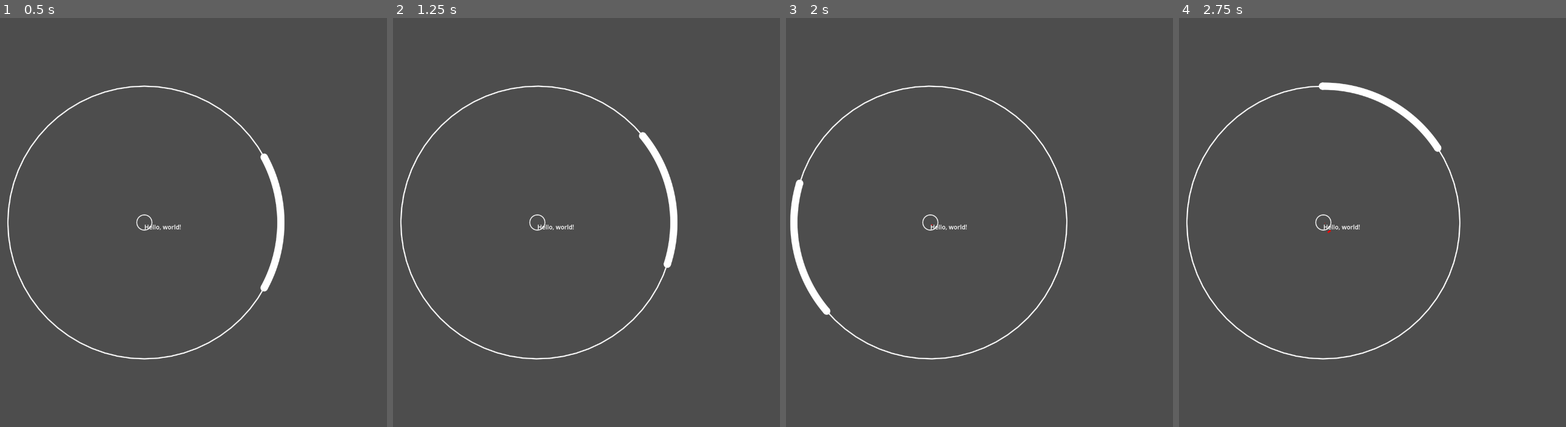
Above: before the commit, frames 1-4 (left to right).
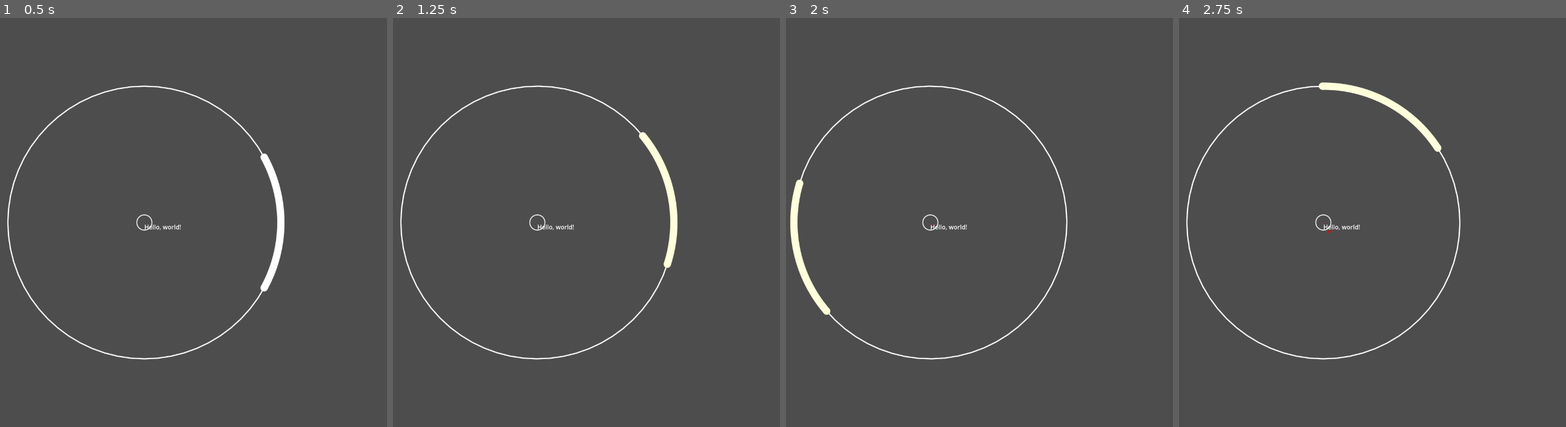
Above: after the commit, the same moments.

Repository: mougeee/marvelous-x
Game: Godot game, scene res://playing_scene.tscn
Same seed, same stepped clock (60 frames per second), same inputs: the game is played once before the commit and once after it. The project has no main scene, so this scene is started directly. Sound files missing from this copy of the repository are replaced by a short silence.
Inputs (mouse positions are in pixels of both pictures, inside the frame that each line leads up to):
- Up to frame 1 (0.5 s): no input
- Up to frame 2 (1.25 s): tap Enter at 0.5 s; move the mouse to (644, 202) at 0.52 s; hold D (RightPress) from 0.53 s (still down); tap Space (CriticalPress) at 0.6 s
- Up to frame 3 (2 s): move the mouse to (832, 242) at 1.27 s; release D (RightPress) at 1.28 s; hold S (LeftPress) from 1.28 s (still down); tap Space (CriticalPress) at 1.35 s
- Up to frame 4 (2.75 s): move the mouse to (1372, 132) at 2.02 s; release S (LeftPress) at 2.03 s; hold D (RightPress) from 2.03 s (still down); tap Space (CriticalPress) at 2.1 s

Frame 1 is identical in both runs. In frame 2, 0.6% of the frame differs, in the area x 63-74%, y 28-62%; in frame 3, 0.6%, in the area x 1-12%, y 39-73%; in frame 4, 0.6%.

Commit message:
cursor highlight animation enhanced

Diff:
--- a/note_frame.gd
+++ b/note_frame.gd
@@ -3,7 +3,7 @@
 var radius = 600
 var coverage = 1.0
 var width = 20
-var press_highlight = Color.TRANSPARENT
+var cursor_color = Color.WHITE
 
 
 func resize():
@@ -31,13 +31,15 @@
 		pass
 
 	if Input.is_action_just_pressed("LeftPress"):
-		press_highlight = Color.RED
+		cursor_color = Color.RED
 	elif Input.is_action_just_pressed("RightPress"):
-		press_highlight = Color.BLUE
+		cursor_color = Color.BLUE
 	elif Input.is_action_just_pressed("CriticalPress"):
-		press_highlight = Color.YELLOW
+		cursor_color = Color.YELLOW
 
-	press_highlight.a = max(0.0, press_highlight.a - delta * 2)
+	cursor_color.r = lerp(cursor_color.r, Color.WHITE.r, 0.05)
+	cursor_color.g = lerp(cursor_color.g, Color.WHITE.g, 0.05)
+	cursor_color.b = lerp(cursor_color.b, Color.WHITE.b, 0.05)
 	queue_redraw()
 
 
@@ -48,20 +50,11 @@
 	# center
 	draw_circle(Vector2.ZERO, 20, Color.WHITE, false, 1, true)
 
-	# frame cursor
+	# cursor
 	draw_arc(
 		Vector2.ZERO, radius,
-		-coverage/2, coverage/2, coverage * 50, Color.WHITE, width,
+		-coverage/2, coverage/2, coverage * 50, cursor_color, width,
 		true
 	)
-	draw_circle(radius * Vector2(cos(-coverage/2), sin(-coverage/2)), width / 2, Color.WHITE, true, -1, true)
-	draw_circle(radius * Vector2(cos(coverage/2), sin(coverage/2)), width / 2, Color.WHITE, true, -1, true)
-
-	# press highlight
-	draw_arc(
-		Vector2.ZERO, radius,
-		-coverage/2, coverage/2, coverage * 50, press_highlight, width,
-		true
-	)
-	draw_circle(radius * Vector2(cos(-coverage/2), sin(-coverage/2)), width / 2, press_highlight, true, -1, true)
-	draw_circle(radius * Vector2(cos(coverage/2), sin(coverage/2)), width / 2, press_highlight, true, -1, true)
+	draw_circle(radius * Vector2(cos(-coverage/2), sin(-coverage/2)), width / 2, cursor_color, true, -1, true)
+	draw_circle(radius * Vector2(cos(coverage/2), sin(coverage/2)), width / 2, cursor_color, true, -1, true)
